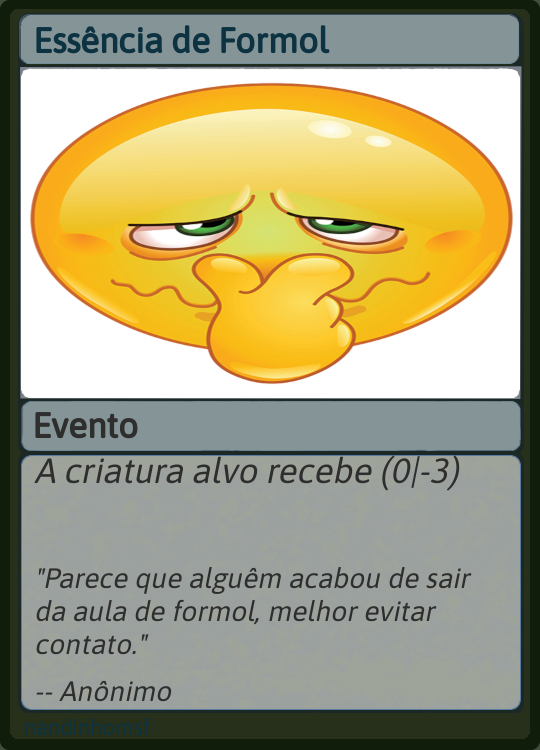
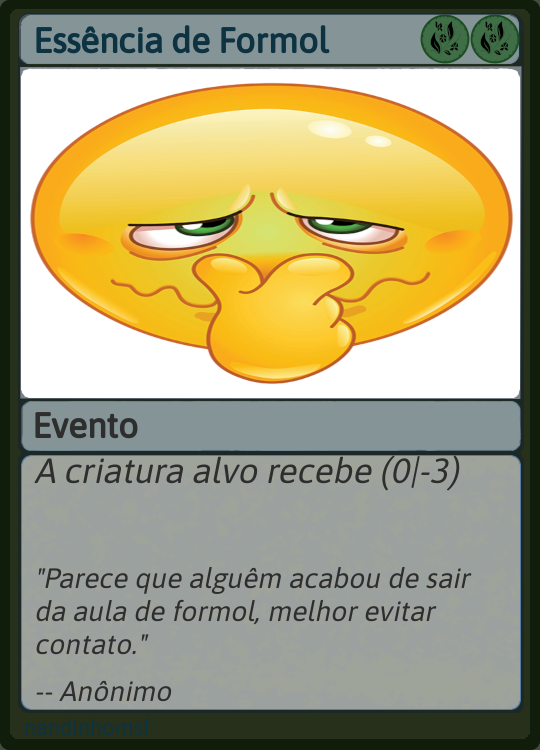
Layered file, before and after one edit (540×750). Changes by layer:
added layer "cópia de background" above "Type Text" over [420, 14, 470, 64]
painted on "Type Text" over [470, 14, 520, 64]
